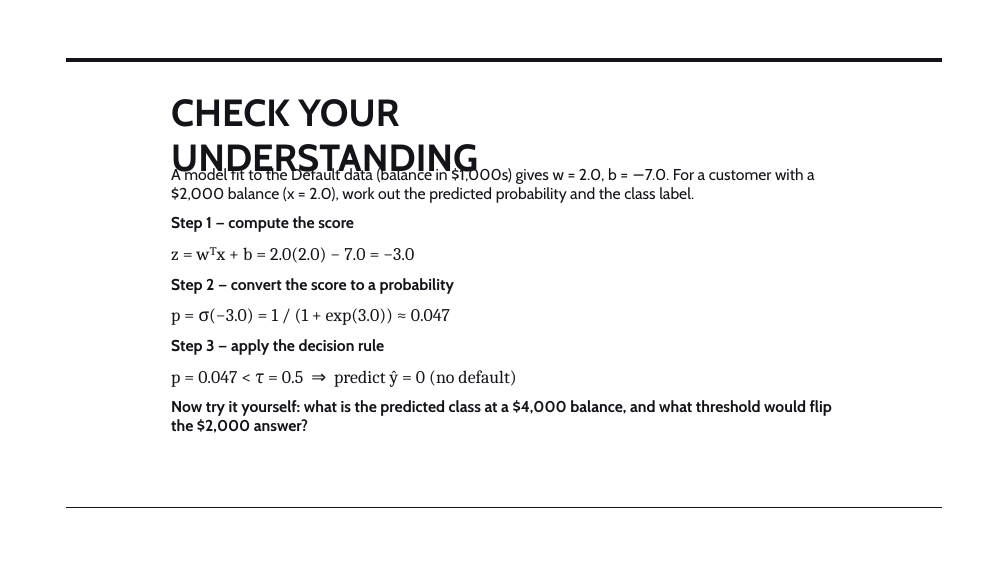
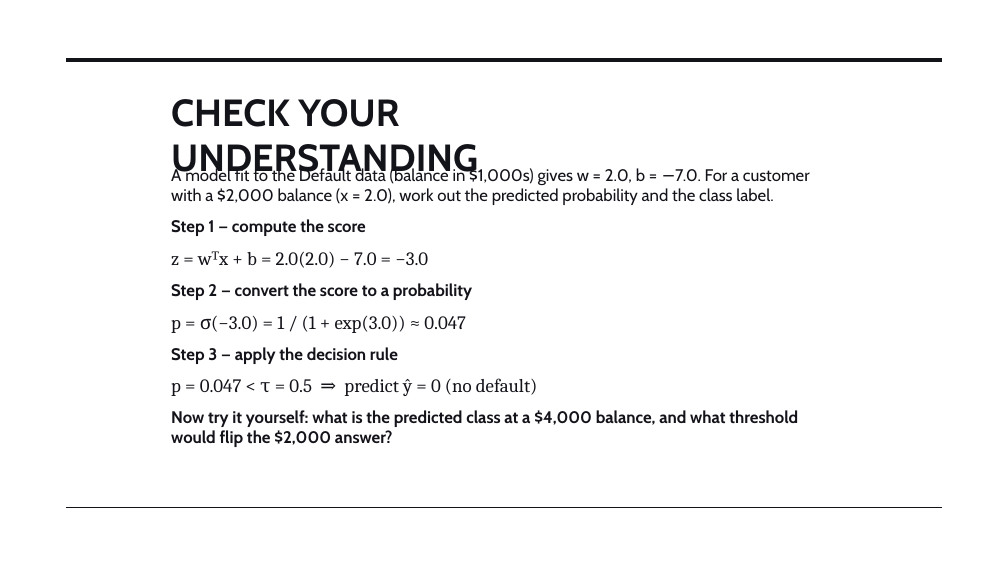
Before and after one commit to STAT-486-Fall-2026/course-content, a slide deck: slide 18 of slides/09-logistic-regression.pptx (slide 17 before the commit). Drawn at 1008x567 pixels with LibreOffice and Linux fonts; fonts in the diff are those of the drawing. Boxes give left, top, right and bottom in pixels: in the first picture for what was removed or moved away, otherwise in the second. Text is boxed around its words. In the diff, an @@ line names an element or a change of style, - is before the commit and + after.

```diff
--- a/slides/09-logistic-regression.pptx
+++ b/slides/09-logistic-regression.pptx
@@ text "A model fit to the ..." at (171, 168, 810, 447): size 15 to 16 pt in "A model fit to the Default data ...", "Step 1 — compute the score", "Step 2 — convert the score to ...", "Step 3 — apply the decision rule" and 1 more places; size 17 to 18 pt in "z = wᵀx + b = 2.0(2.0) ...", "p = σ(−3.0) = 1 / (1 ...", "p = 0.047 < τ = 0.5 ..." @@
```
Also in this commit, not shown: 7 other slides changed, 1 slide added, 1 slide removed, 1 other file.
